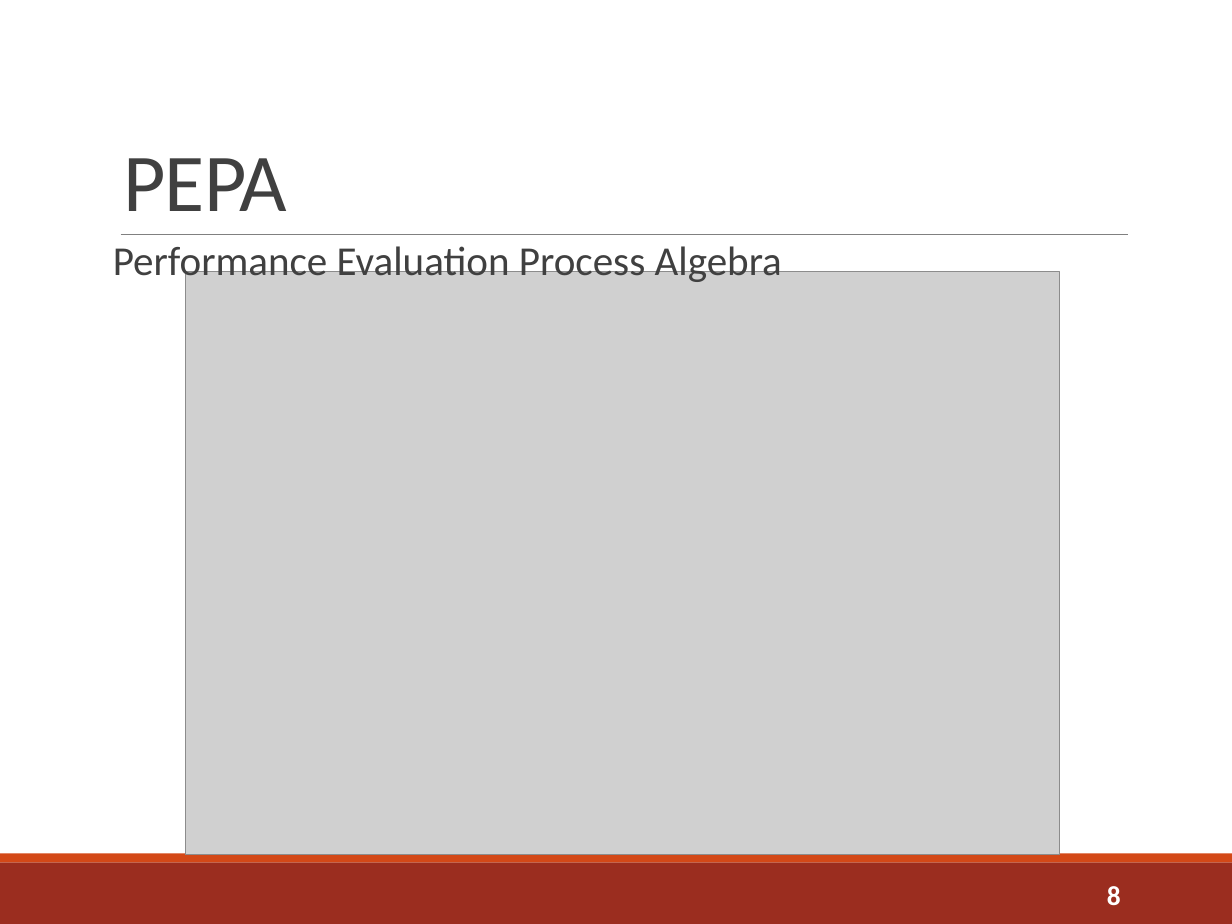
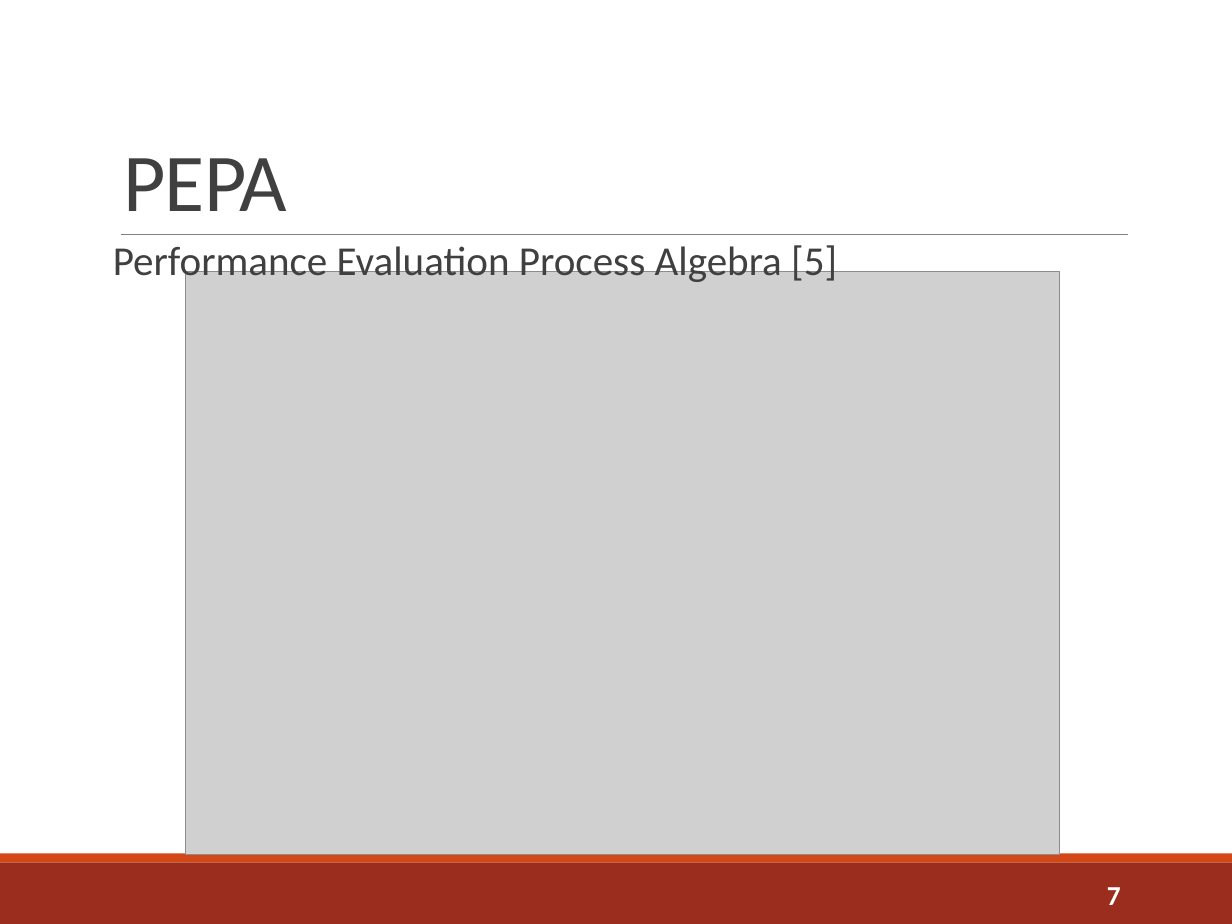
Before and after one commit to sshephard2/skewed-modelling, a slide deck: slide 7 of Presentation/Shephard_8199.pptx (slide 8 before the commit). Drawn at 1232x924 pixels with LibreOffice and Linux fonts; fonts in the diff are those of the drawing; grey boxes stand for pictures. Boxes give left, top, right and bottom in pixels: in the first picture for what was removed or moved away, otherwise in the second. Text is boxed around its words. In the diff, an @@ line names an element or a change of style, - is before the commit and + after.

```diff
--- a/Presentation/Shephard_8199.pptx
+++ b/Presentation/Shephard_8199.pptx
@@ text at bbox=[113, 242, 837, 286]: text changed @@
-  Performance Evaluation Process Algebra
+  Performance Evaluation Process Algebra [5]
@@ page number at bbox=[1107, 887, 1121, 905]: text changed @@
-8
+7
```
Also in this commit, not shown: 11 other slides changed, 1 slide added, 1 slide removed.
